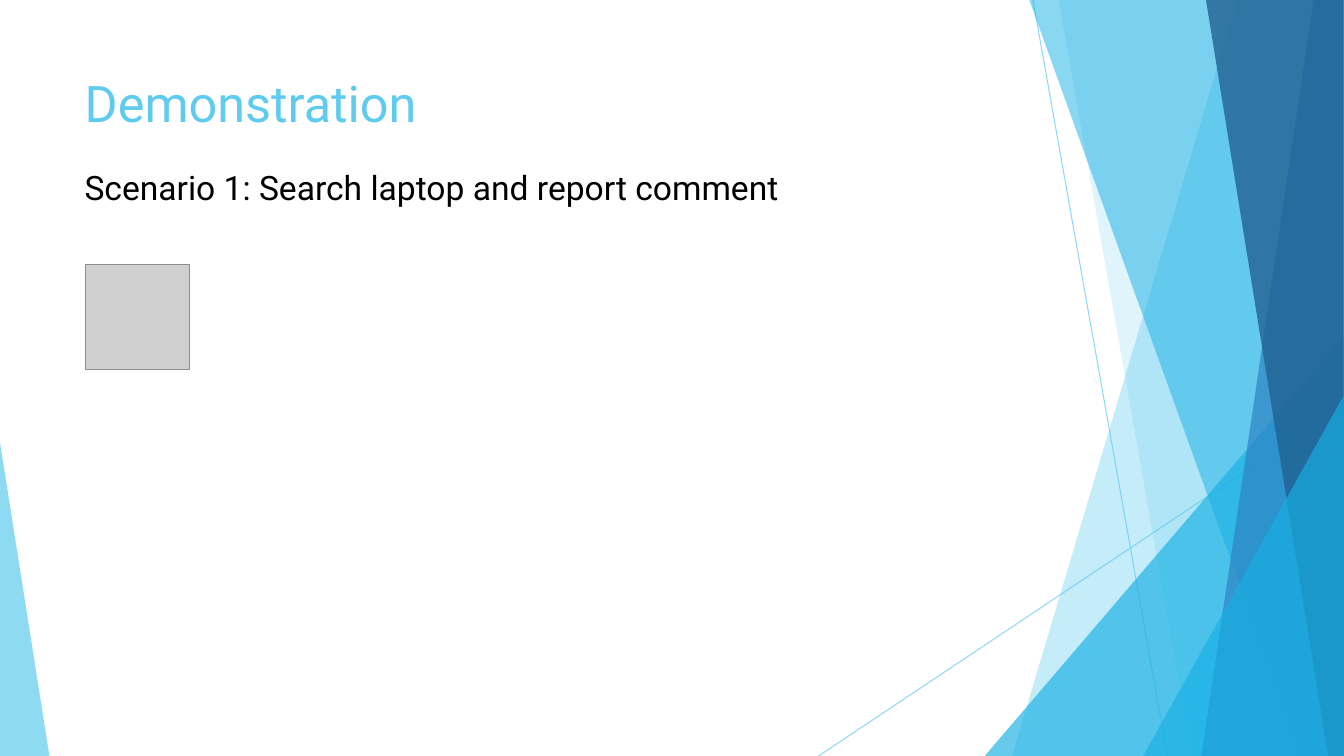
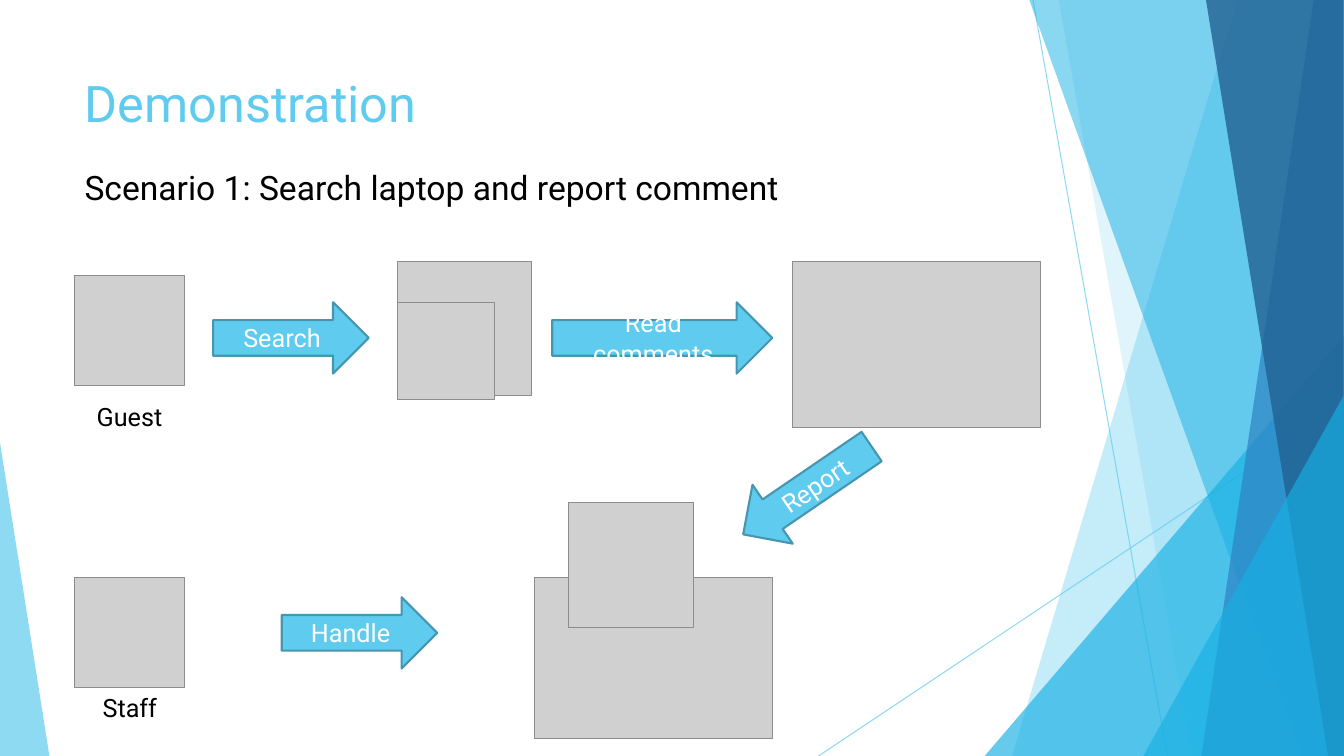
Before and after one commit to minhchau273/LaptopReview, a slide deck: slide 24 of Reports/LRA.pptx. Drawn at 1344x756 pixels with LibreOffice and Linux fonts; fonts in the diff are those of the drawing; grey boxes stand for pictures. Boxes give left, top, right and bottom in pixels: in the first picture for what was removed or moved away, otherwise in the second. Text is boxed around its words. In the diff, an @@ line names an element or a change of style, - is before the commit and + after.

```diff
--- a/Reports/LRA.pptx
+++ b/Reports/LRA.pptx
@@ picture added at <box>397,262,531,396</box> @@
@@ picture added at <box>793,261,1041,427</box> @@
@@ picture: place and size @@
-picture at <box>85,264,190,369</box>
+picture at <box>75,275,185,385</box>
@@ right arrow added at <box>213,302,368,374</box>, fill #5FCBEF, outline #4696B1 1.5 pt, 18 pt, text #FFFFFF @@
+Search
@@ picture added at <box>397,302,494,399</box> @@
@@ right arrow added at <box>553,302,772,374</box>, fill #5FCBEF, outline #4696B1 1.5 pt, 18 pt, text #FFFFFF @@
+Read comments
@@ text added at <box>97,408,163,427</box>, 18 pt, text #000000 @@
+Guest
@@ right arrow added at <box>723,417,892,564</box>, fill #5FCBEF, outline #4696B1 1.5 pt, 18 pt, text #FFFFFF @@
+Report
@@ picture added at <box>569,502,694,627</box> @@
@@ picture added at <box>75,578,185,688</box> @@
@@ right arrow added at <box>282,597,438,668</box>, fill #5FCBEF, outline #4696B1 1.5 pt, 18 pt, text #FFFFFF @@
+Handle
@@ picture added at <box>534,578,772,738</box> @@
@@ text added at <box>103,698,157,718</box>, 18 pt, text #000000 @@
+Staff
```
Also in this commit, not shown: 3 other slides changed, 10 slides added.
